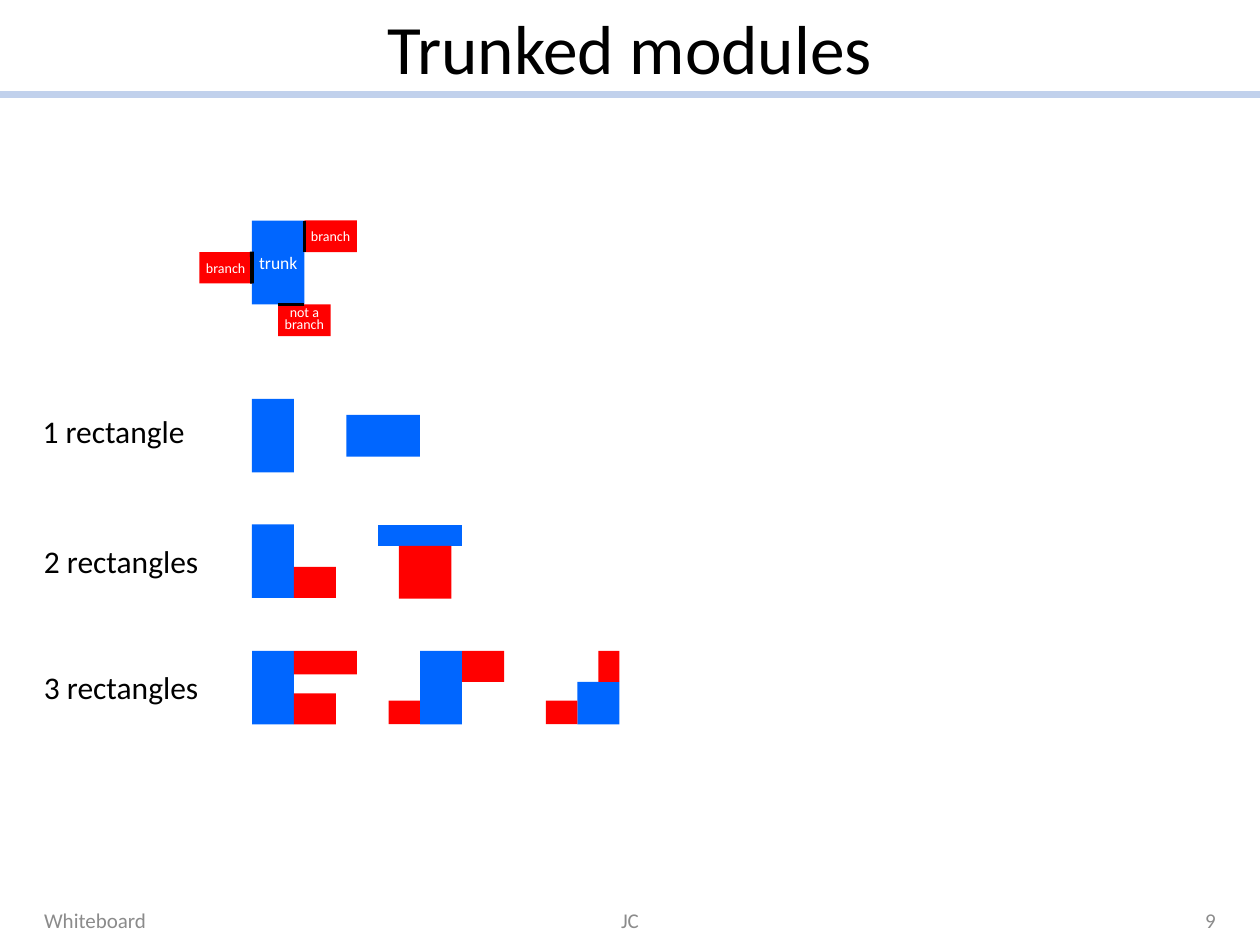
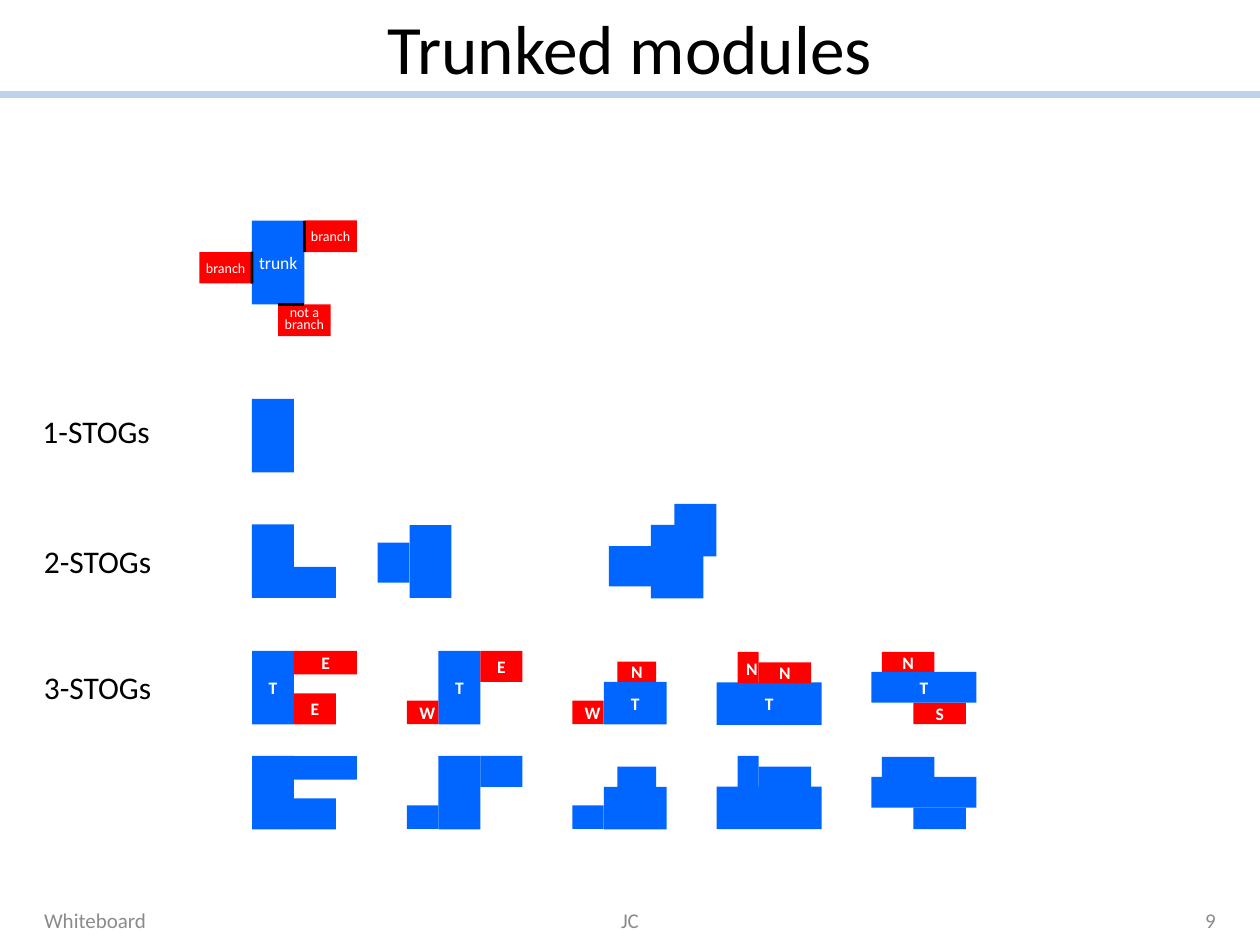
Before and after one commit to jordicf/FRAME, a slide deck: slide 9 of doc/Floorplan_picts.pptx. Drawn at 1260x945 pixels with LibreOffice and Linux fonts; fonts in the diff are those of the drawing. Boxes give left, top, right and bottom in pixels: in the first picture for what was removed or moved away, otherwise in the second. Text is boxed around its words. In the diff, an @@ line names an element or a change of style, - is before the commit and + after.

Commit message:
pictures for STOGs

```diff
--- a/doc/Floorplan_picts.pptx
+++ b/doc/Floorplan_picts.pptx
@@ text at (42, 422, 149, 444): text changed @@
-1 rectangle
+1-STOGs
@@ rectangle added at (674, 504, 716, 557), fill #0066FF @@
@@ rectangle: place and size @@
-rectangle at (378, 525, 462, 546)
+rectangle at (410, 525, 451, 598)
@@ rectangle added at (651, 525, 704, 598), fill #0066FF @@
@@ text at (44, 552, 151, 574): text changed @@
-2 rectangles
+2-STOGs
@@ rectangle at (294, 567, 335, 598): fill #FF0000 to #0066FF @@
@@ rectangle at (378, 543, 410, 583): fill #FF0000 to #0066FF @@
@@ rectangle: place and size @@
-rectangle at (399, 546, 452, 598)
+rectangle at (378, 543, 410, 583)
@@ rectangle added at (609, 546, 650, 586), fill #0066FF @@
@@ text in rectangle at (321, 657, 330, 669): text added @@
+E
@@ rectangle "E": place and size @@
-rectangle "E" at (462, 651, 504, 683)
+rectangle "E" at (480, 651, 522, 683)
@@ text at (44, 678, 151, 700): text changed @@
-3 rectangles
+3-STOGs
@@ text in rectangle at (269, 682, 278, 694): text added @@
+T
@@ text in rectangle at (497, 661, 506, 673): text added @@
+E
@@ rectangle "N": place and size @@
-rectangle "N" at (598, 651, 620, 683)
+rectangle "N" at (617, 662, 656, 682)
@@ text in rectangle at (631, 666, 643, 683): text added @@
+N
@@ group added at (438, 651, 976, 726): 8 rectangles @@
+T
+T
+T
+N
+N
+N
+S
+T
@@ text in rectangle at (311, 703, 320, 715): text added @@
+E
@@ rectangle "W": place and size @@
-rectangle "W" at (388, 701, 420, 724)
+rectangle "W" at (407, 701, 438, 724)
@@ text in rectangle at (419, 707, 435, 719): text added @@
+W
@@ rectangle "W": place and size @@
-rectangle "W" at (546, 701, 577, 724)
+rectangle "W" at (572, 701, 604, 724)
@@ text in rectangle at (585, 707, 601, 719): text added @@
+W
@@ rectangle: place and size @@
-rectangle at (420, 651, 461, 724)
+rectangle at (438, 756, 480, 829)
@@ rectangle: place and size @@
-rectangle at (577, 682, 619, 724)
+rectangle at (617, 766, 656, 786)
@@ group added at (252, 756, 976, 830): 12 rectangles @@
@@ rectangle: place and size @@
-rectangle at (346, 415, 420, 456)
+rectangle at (604, 788, 667, 830)
```
